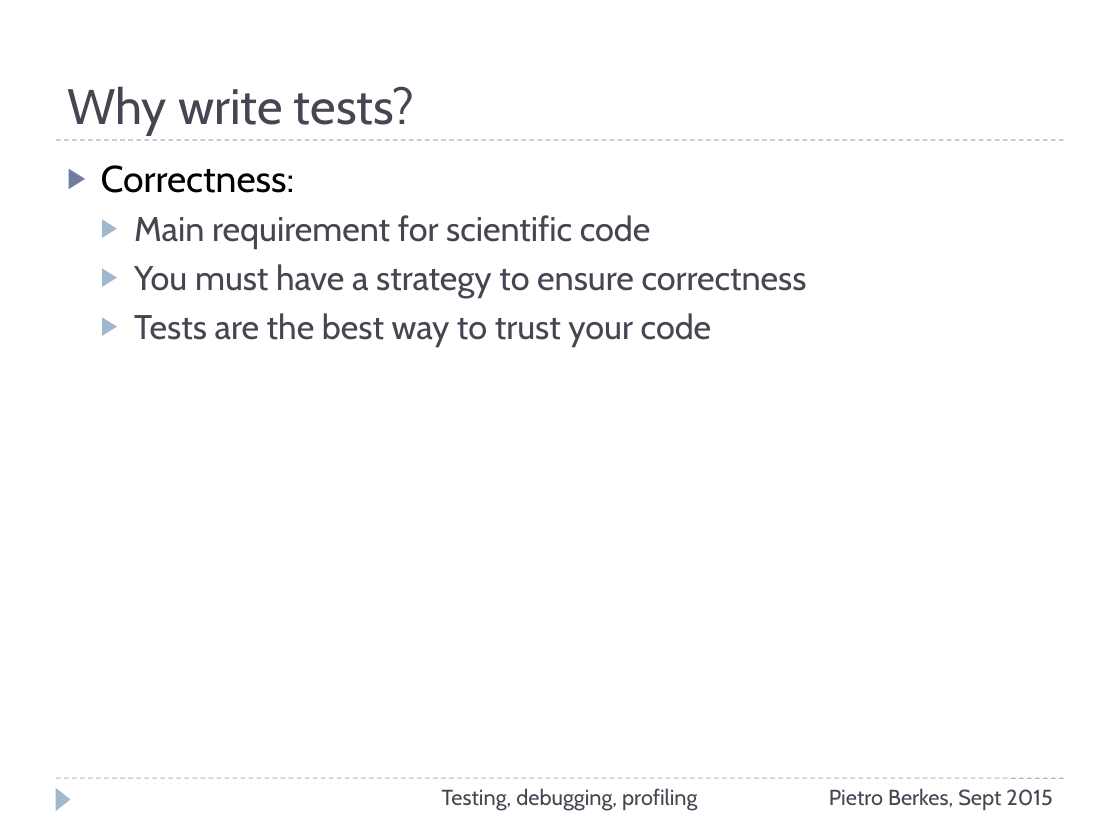
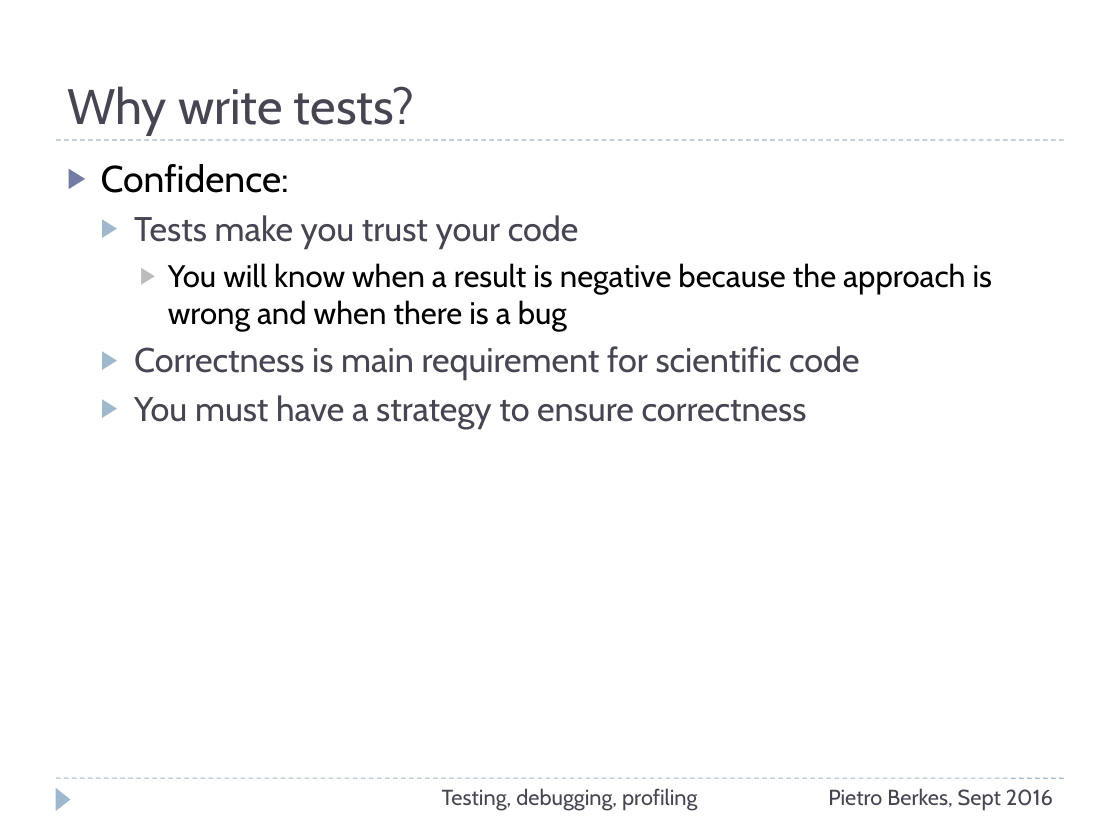
Before and after one commit to ASPP/testing_debugging_profiling, a slide deck: slide 12 of testing-debugging-profiling.pptx (slide 8 before the commit). Drawn at 1120x840 pixels with LibreOffice and Linux fonts; fonts in the diff are those of the drawing. Boxes give left, top, right and bottom in pixels: in the first picture for what was removed or moved away, otherwise in the second. Text is boxed around its words. In the diff, an @@ line names an element or a change of style, - is before the commit and + after.

```diff
--- a/testing-debugging-profiling.pptx
+++ b/testing-debugging-profiling.pptx
@@ text at (101,164,992,381): text changed; size 22 to 20 pt; text colour #464653 to #000000 @@
-▶ Correctness:
-  ▶ Main requirement for scientific code
+▶ Confidence:
+  ▶ Tests make you trust your code
+    ▶ You will know when a result is negative because the approach is wrong and when there is a bug
+  ▶ Correctness is main requirement for scientific code
@@ text at (134,313,712,347): paragraph removed @@
-  ▶ Tests are the best way to trust your code
@@ text at (828,788,1053,811): text changed @@
-Pietro Berkes, Sept 2015
+Pietro Berkes, Sept 2016
```
Also in this commit, not shown: 75 other slides changed, 4 slides added, 2 slides removed, 1 other file.
